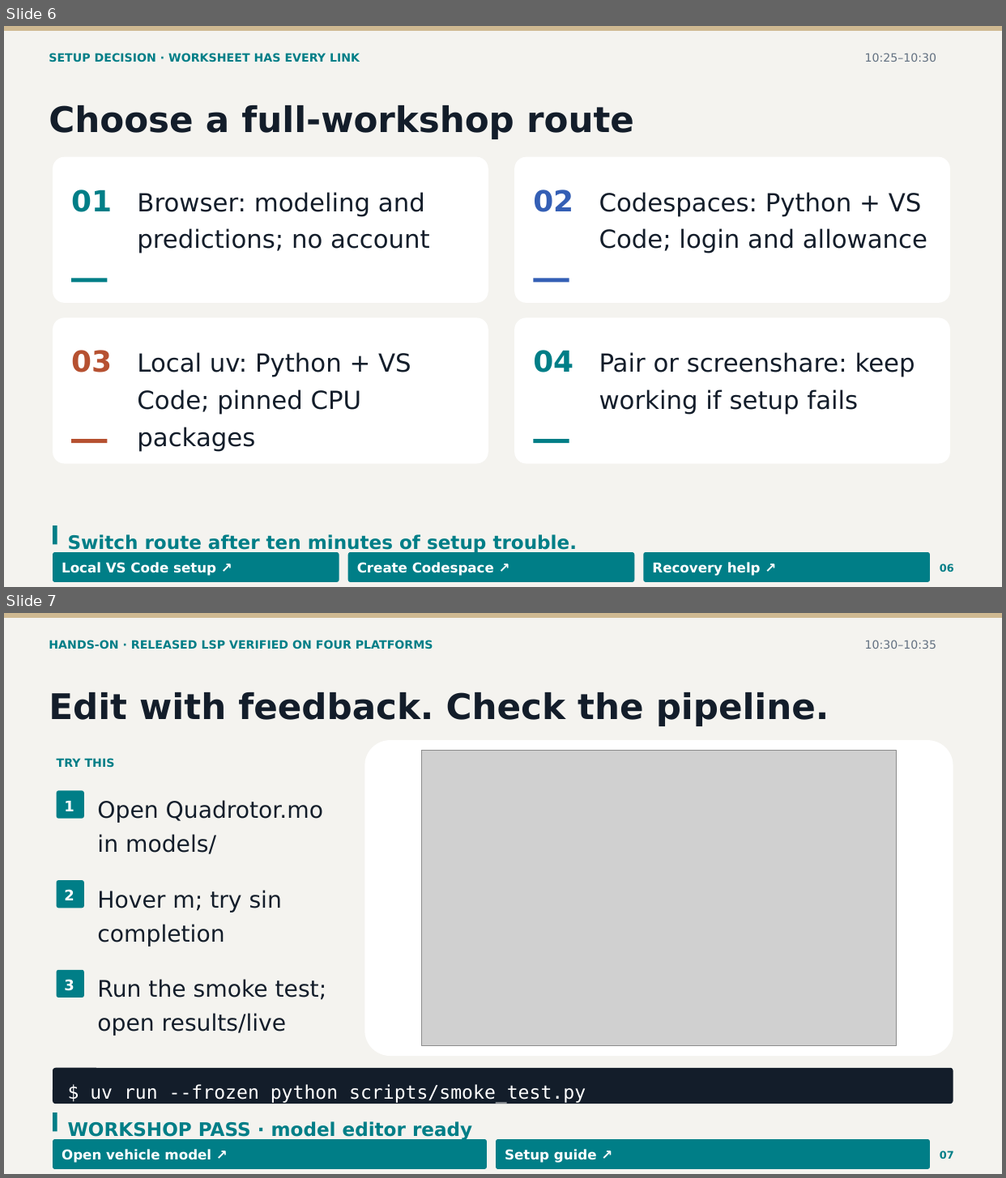
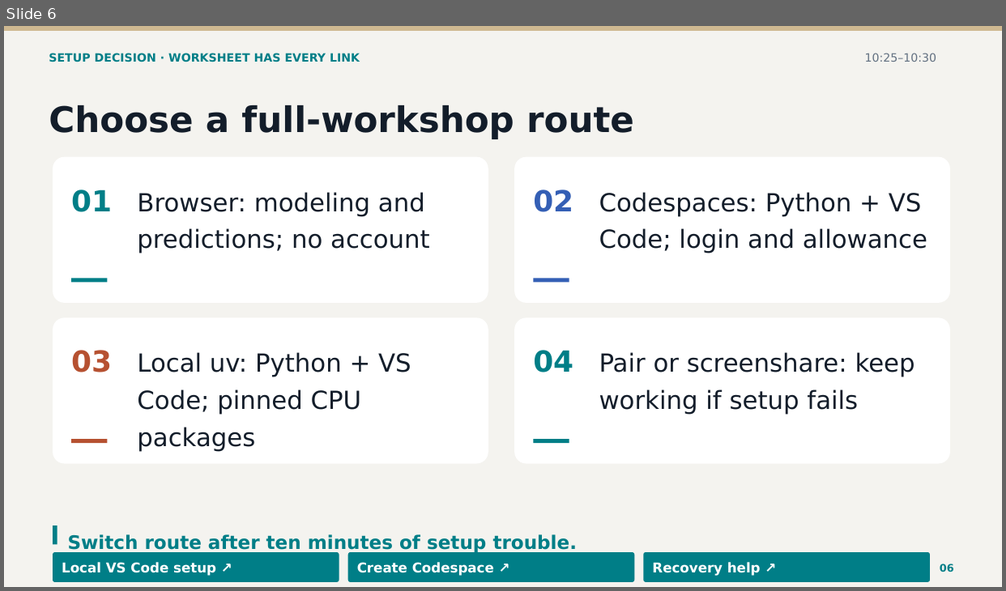
Before and after one commit to CogniPilot/rumoca-workshop, a slide deck: slides/workshop.pptx. Shown one above the other, each under a label of ours: slides 6 and 7 before the commit, slide 6 after it. The pictures are 1006x1178 and 1006x591 pixels, drawn with LibreOffice and Linux fonts; fonts in the diff are those of the drawing; grey boxes stand for pictures. Boxes give left, top, right and bottom in pixels: in the first picture for what was removed or moved away, otherwise in the second. Text is boxed around its words. In the diff, an @@ line names an element or a change of style, - is before the commit and + after.

```diff
--- a/slides/workshop.pptx
+++ b/slides/workshop.pptx
@@ slide 7 removed at bbox=[4, 613, 1002, 1174], background #F4F3EF @@
@@ rectangle removed at bbox=[4, 613, 1002, 618] @@
@@ text removed at bbox=[49, 640, 433, 649] @@
-HANDS-ON · RELEASED LSP VERIFIED ON FOUR PLATFORMS
@@ text removed at bbox=[865, 640, 937, 649] @@
-10:30–10:35
@@ text removed at bbox=[49, 692, 829, 726] @@
-Edit with feedback. Check the pipeline.
@@ text removed at bbox=[57, 758, 115, 768] @@
-TRY THIS
@@ rounded rectangle removed at bbox=[364, 740, 953, 1056] @@
@@ picture removed at bbox=[422, 750, 897, 1046] @@
@@ rounded rectangle removed at bbox=[57, 791, 84, 819] @@
@@ text removed at bbox=[64, 801, 74, 811] @@
-1
@@ text removed at bbox=[97, 800, 323, 854] @@
-Open Quadrotor.mo
-in models/
@@ rounded rectangle removed at bbox=[57, 880, 84, 908] @@
@@ text removed at bbox=[64, 889, 74, 901] @@
-2
@@ text removed at bbox=[97, 890, 282, 947] @@
-Hover m; try sin
-completion
@@ rounded rectangle removed at bbox=[57, 970, 84, 998] @@
@@ text removed at bbox=[64, 979, 74, 991] @@
-3
@@ text removed at bbox=[97, 979, 327, 1036] @@
-Run the smoke test;
-open results/live
@@ rounded rectangle removed at bbox=[53, 1068, 953, 1104] @@
@@ text removed at bbox=[90, 1084, 586, 1104] @@
-$ uv run --frozen python scripts/smoke_test.py
@@ rectangle removed at bbox=[53, 1113, 57, 1131] @@
@@ text removed at bbox=[68, 1122, 472, 1141] @@
-WORKSHOP PASS · model editor ready
@@ rounded rectangle removed at bbox=[53, 1140, 487, 1170] @@
@@ rounded rectangle removed at bbox=[496, 1140, 930, 1170] @@
@@ text removed at bbox=[62, 1149, 211, 1163] @@
-Open vehicle model ↗
@@ text removed at bbox=[505, 1149, 597, 1163] @@
-Setup guide ↗
@@ text removed at bbox=[940, 1151, 954, 1159] @@
-07
```
Also in this commit, not shown: 5 slides changed, 1 slide added, 31 other files.
